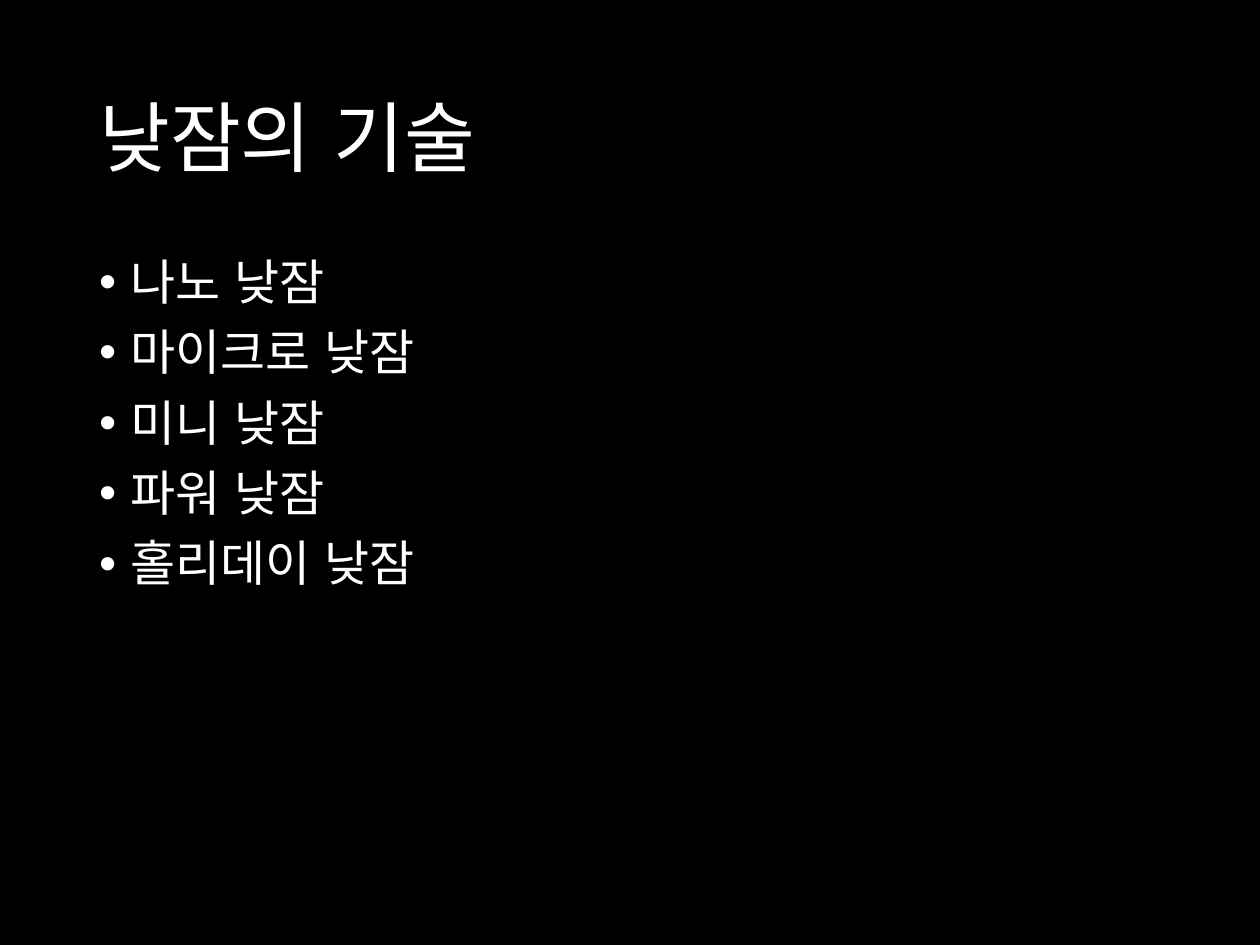
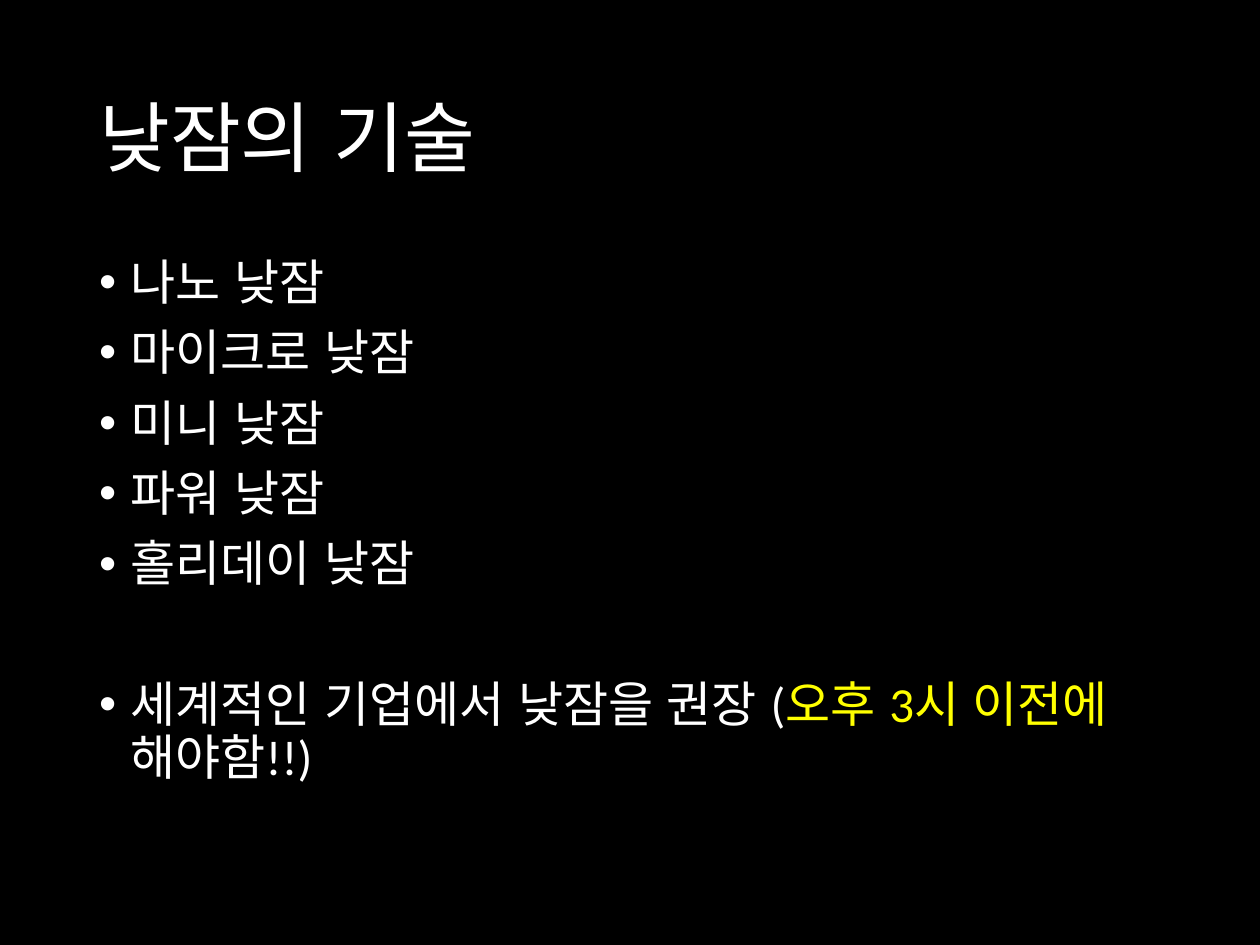
Before and after one commit to harrisleesh/Review, a slide deck: slide 4 of 적게 자도 괜찮습니다.pptx. Drawn at 1260x945 pixels with LibreOffice and Linux fonts; fonts in the diff are those of the drawing. Boxes give left, top, right and bottom in pixels: in the first picture for what was removed or moved away, otherwise in the second. Text is boxed around its words. In the diff, an @@ line names an element or a change of style, - is before the commit and + after.

Commit message:
적게자도 괜찮습니다. Final Commit
1.자는 데에 드는 시간, 일어나는 데에 드는 시간을 최소화한다.
2.수면의 질을 높이는 여러 방법을 채택한다.
3.낮잠을 활용한다.(몇초~몇시간) 세시 이전에 낮잠을 잔다.
4.쇼트슬리퍼가 되자.

```diff
--- a/적게 자도 괜찮습니다.pptx
+++ b/적게 자도 괜찮습니다.pptx
@@ text at (x1=131, y1=681, x2=1108, y2=782): paragraph added @@
+• 세계적인 기업에서 낮잠을 권장 (오후 3시 이전에 해야함!!)
```
Also in this commit, not shown: 3 other slides changed.
